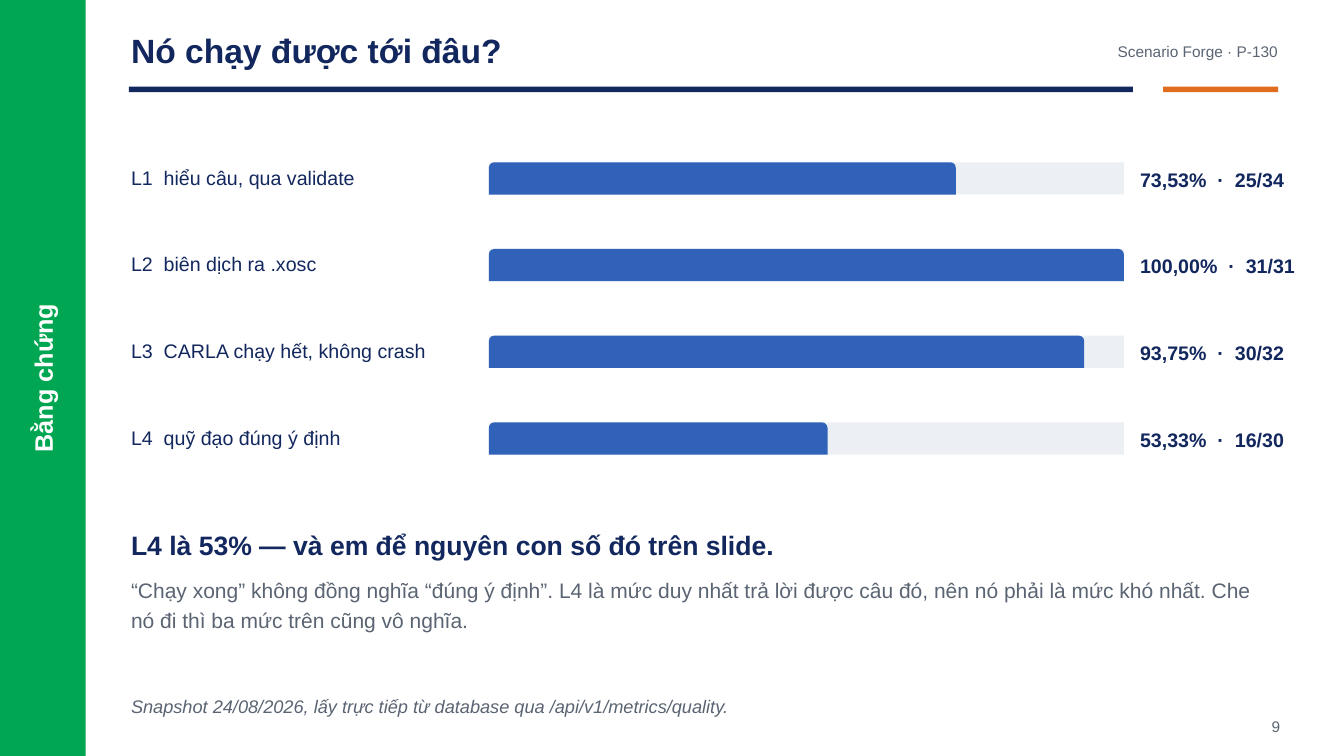
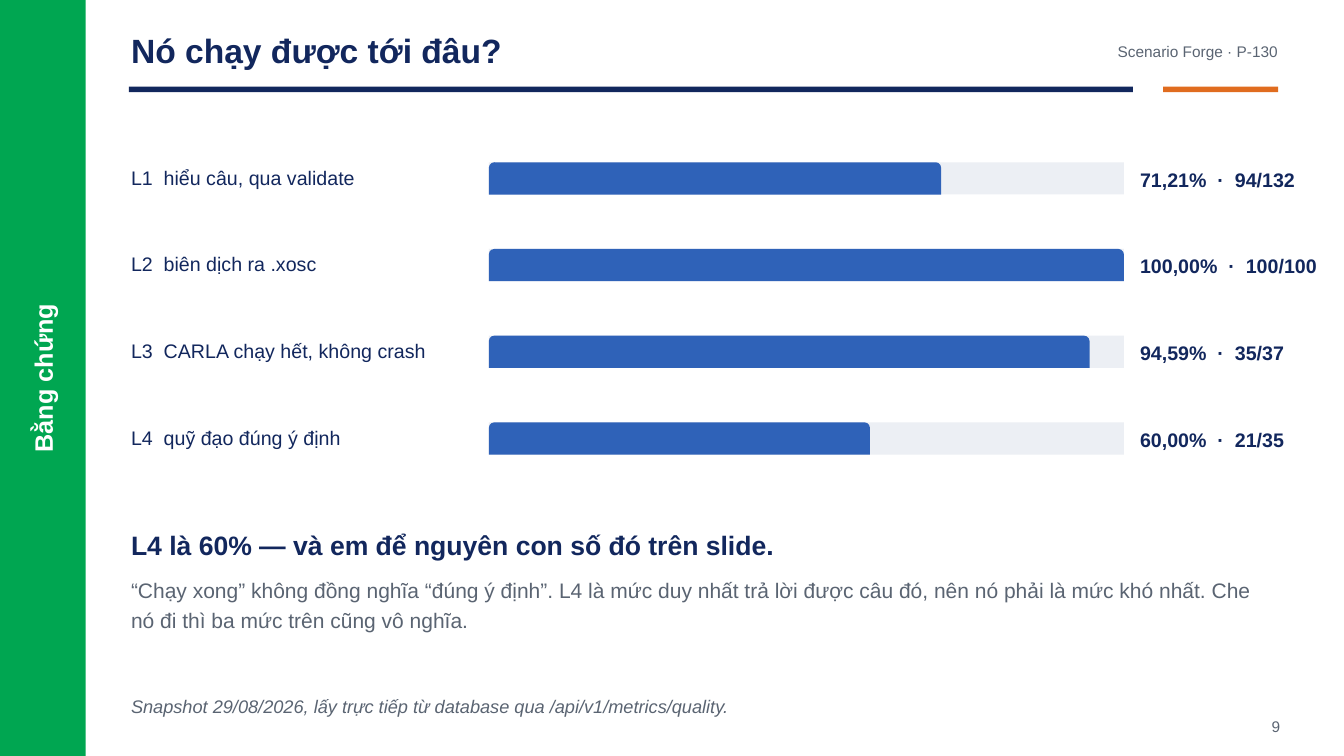
Before and after one commit to Menakanchi/nextjs-boilerplate, a slide deck: slide 9 of presentation/pitch_deck.pptx. Drawn at 1344x756 pixels with LibreOffice and Linux fonts; fonts in the diff are those of the drawing. Boxes give left, top, right and bottom in pixels: in the first picture for what was removed or moved away, otherwise in the second. Text is boxed around its words. In the diff, an @@ line names an element or a change of style, - is before the commit and + after.

```diff
--- a/presentation/pitch_deck.pptx
+++ b/presentation/pitch_deck.pptx
@@ round same rect: place and size @@
-round same rect at (489,162,956,195)
+round same rect at (489,162,942,195)
@@ text at (1140,172,1295,190): text changed @@
-73,53% · 25/34
+71,21% · 94/132
@@ text at (1140,258,1317,276): text changed @@
-100,00% · 31/31
+100,00% · 100/100
@@ round same rect: place and size @@
-round same rect at (489,336,1085,368)
+round same rect at (489,336,1090,368)
@@ text at (1140,345,1284,363): text changed @@
-93,75% · 30/32
+94,59% · 35/37
@@ round same rect: place and size @@
-round same rect at (489,422,828,455)
+round same rect at (489,422,870,455)
@@ text at (1140,432,1284,450): text changed @@
-53,33% · 16/30
+60,00% · 21/35
@@ text at (131,535,774,561): text changed @@
-L4 là 53% — và em để nguyên con số đó trên slide.
+L4 là 60% — và em để nguyên con số đó trên slide.
@@ text at (131,699,728,717): text changed @@
-Snapshot 24/08/2026, lấy trực tiếp từ database qua /api/v1/metrics/quality.
+Snapshot 29/08/2026, lấy trực tiếp từ database qua /api/v1/metrics/quality.
```
Also in this commit, not shown: 4 other slides changed, 2 other files.
